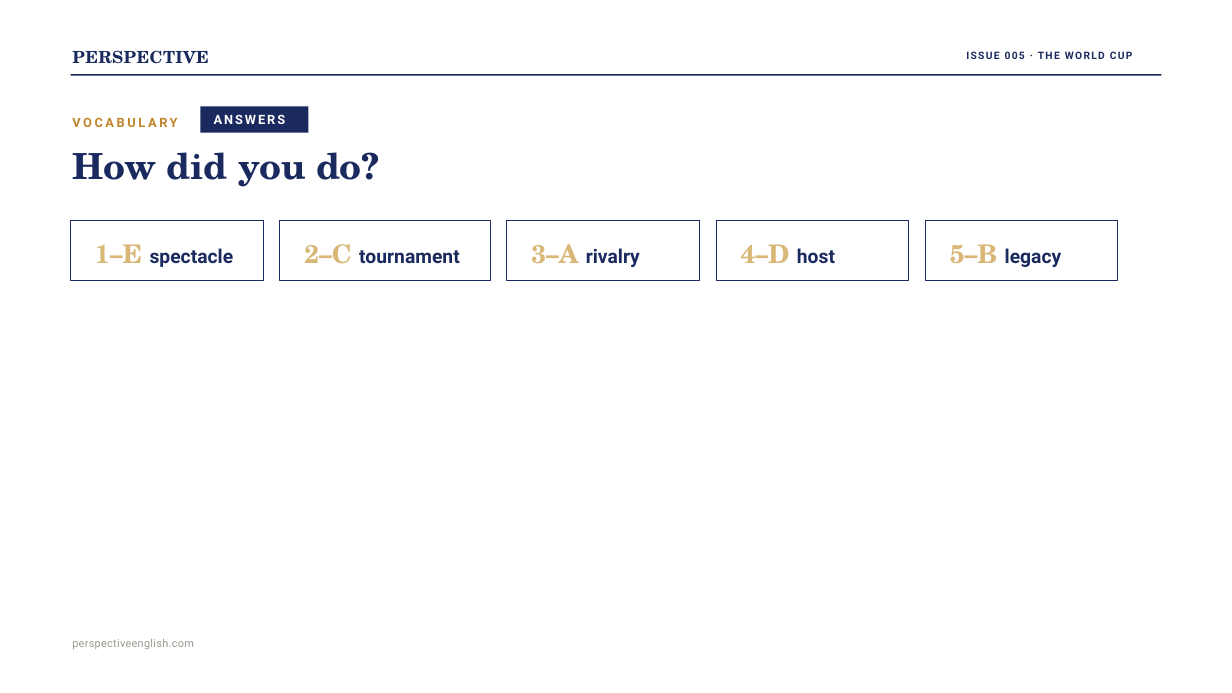
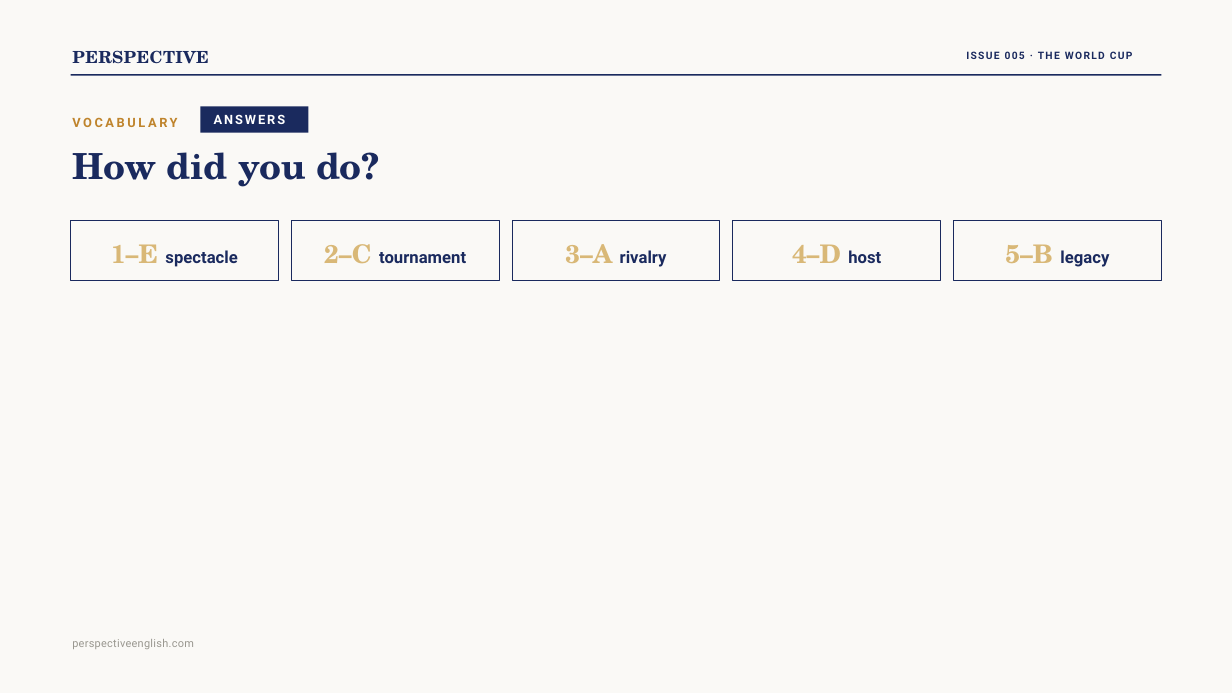
Before and after one commit to Swinka85/perspective-english, a slide deck: slide 6 of downloads/issue005-ppt.pptx. Drawn at 1232x693 pixels with LibreOffice and Linux fonts; fonts in the diff are those of the drawing. Boxes give left, top, right and bottom in pixels: in the first picture for what was removed or moved away, otherwise in the second. Text is boxed around its words. In the diff, an @@ line names an element or a change of style, - is before the commit and + after.

```diff
--- a/downloads/issue005-ppt.pptx
+++ b/downloads/issue005-ppt.pptx
@@ background #FFFFFF to #FAF9F6 @@
@@ rectangle: place and size @@
-rectangle at bbox=[71, 221, 263, 280]
+rectangle at bbox=[71, 221, 279, 280]
@@ text "1–E spectacle": place and size @@
-text "1–E spectacle" at bbox=[95, 244, 234, 267]
+text "1–E spectacle" at bbox=[111, 244, 237, 267]
@@ text "1–E spectacle" at bbox=[111, 244, 237, 267]: size 22.5 to 19.5 pt in "spectacle"; alignment left to centre @@
@@ rectangle: place and size @@
-rectangle at bbox=[280, 221, 490, 280]
+rectangle at bbox=[291, 221, 500, 280]
@@ text "2–C tournament" at bbox=[324, 244, 466, 264]: size 22.5 to 19.5 pt in "tournament"; alignment left to centre @@
@@ rectangle: place and size @@
-rectangle at bbox=[507, 221, 699, 280]
+rectangle at bbox=[512, 221, 720, 280]
@@ text "3–A rivalry": place and size @@
-text "3–A rivalry" at bbox=[531, 244, 640, 267]
+text "3–A rivalry" at bbox=[565, 244, 667, 267]
@@ text "3–A rivalry" at bbox=[565, 244, 667, 267]: size 22.5 to 19.5 pt in "rivalry"; alignment left to centre @@
@@ rectangle: place and size @@
-rectangle at bbox=[716, 221, 908, 280]
+rectangle at bbox=[733, 221, 941, 280]
@@ text "4–D host" at bbox=[792, 244, 881, 263]: size 22.5 to 19.5 pt in "host"; alignment left to centre @@
@@ rectangle: place and size @@
-rectangle at bbox=[925, 221, 1117, 280]
+rectangle at bbox=[954, 221, 1162, 280]
@@ text "5–B legacy": place and size @@
-text "5–B legacy" at bbox=[950, 244, 1062, 267]
+text "5–B legacy" at bbox=[1005, 244, 1109, 267]
@@ text "5–B legacy" at bbox=[1005, 244, 1109, 267]: size 22.5 to 19.5 pt in "legacy"; alignment left to centre @@
```
Also in this commit, not shown: 14 other slides changed, 5 other files.
